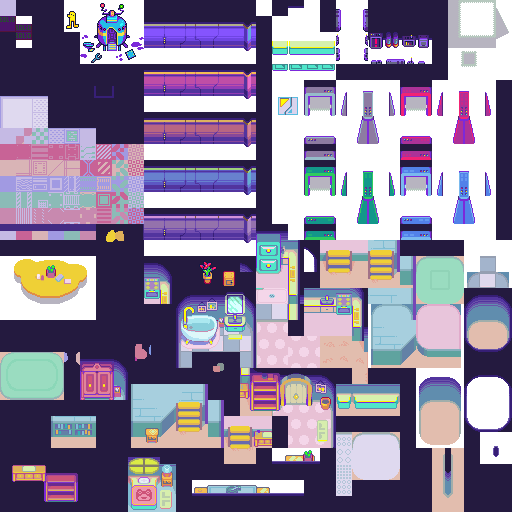
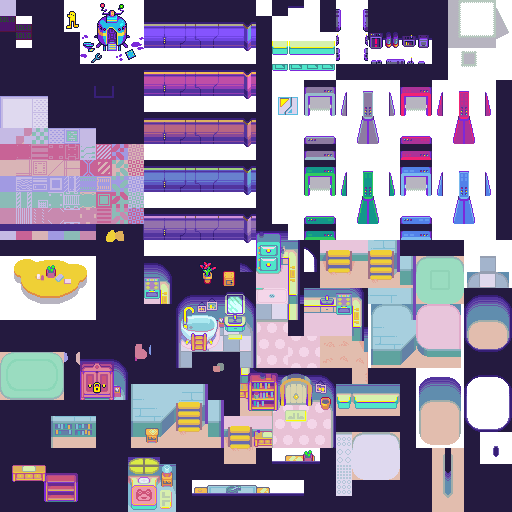
Before/after of a 512px x 512px layered artwork. What changed in the layer stack:
renamed "Layer 49" to "Layer 64", moved it above "Layer 63", painted on it over left=51, top=232, right=328, bottom=508
renamed "Layer 54" to "Layer 63", painted on it over left=51, top=232, right=328, bottom=508
